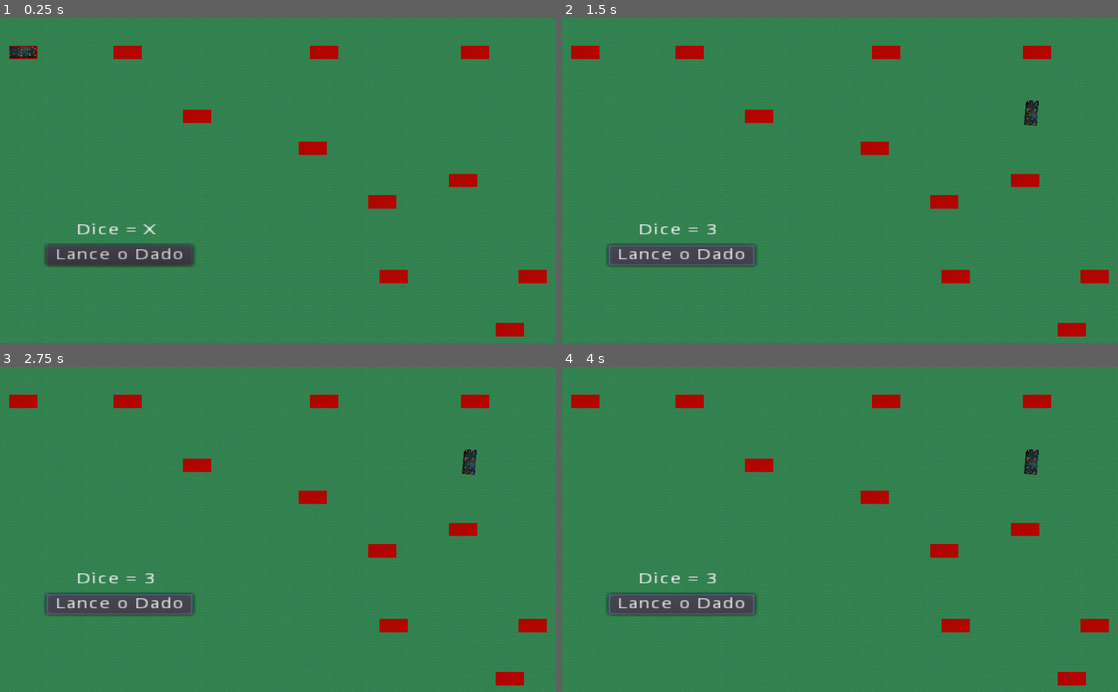
Above: before the commit, frames 1-4 (two rows, left to right).
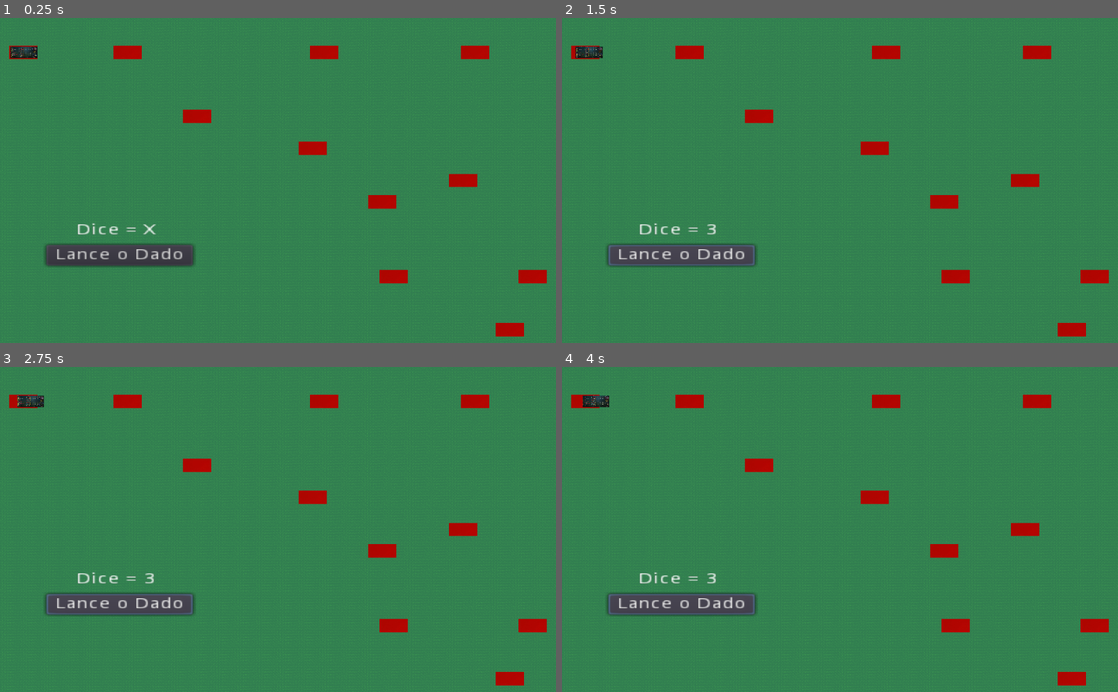
Above: after the commit, the same moments.

Repository: Toscan0/Godot-Misc
Game: Godot game, scene res://Scenes/Main.tscn
The game is run twice, just before and just after one commit, with the same random seed, the same clock (stepped at 60 frames per second) and the same inputs.
Inputs:
- Up to frame 1 (0.25 s): no input
- Up to frame 2 (1.5 s): click "Lance o Dado" at 0.5 s; click "Lance o Dado" at 1.25 s
- Up to frame 3 (2.75 s): click "Lance o Dado" at 2 s
- Up to frame 4 (4 s): tap Enter at 3.5 s

The runs differ from the first frame. In frame 1, less than 0.1% of the frame differs, in the area x 1-7%, y 8-13%; in frame 2, 0.4%, in the area x 2-86%, y 8-34%; in frame 3, 0.4%; in frame 4, 0.4%.

Commit message:
path follow

Diff:
--- a/PathFollow/Scenes/PathFollow2D.gd
+++ b/PathFollow/Scenes/PathFollow2D.gd
@@ -6,14 +6,10 @@
 var canMove = false
 
 func _process(delta):
-	if canMove:
-		var i = float(5)/float(pathLength)
-		set_unit_offset(i)
-		print(i)
-	#set_offset(get_offset() + runSpeed * delta)
+	set_offset(get_offset() + runSpeed * delta)
 
-	#if(loop == false and get_unit_offset() == 1):
-		#queue_free()
+	if(loop == false and get_unit_offset() == 1):
+		queue_free()
 
 func _on_Dado_dice_used(value):
 		print(value)
Not shown, added: PathFollow/Builds/proj/PathFollow.png.import
Not shown, added: PathFollow/Builds/proj/favicon.png.import
Not shown, added: PathFollow/Builds/pck/PathFollow.pck
Not shown, added: PathFollow/Builds/proj/PathFollow.audio.worklet.js
Not shown, added: PathFollow/Builds/proj/PathFollow.html
Not shown, added: PathFollow/Builds/proj/PathFollow.js
Not shown, added: PathFollow/Builds/proj/PathFollow.pck
Not shown, added: PathFollow/Builds/proj/PathFollow.png
Not shown, added: PathFollow/Builds/proj/PathFollow.wasm
Not shown, added: PathFollow/Builds/proj/favicon.png
